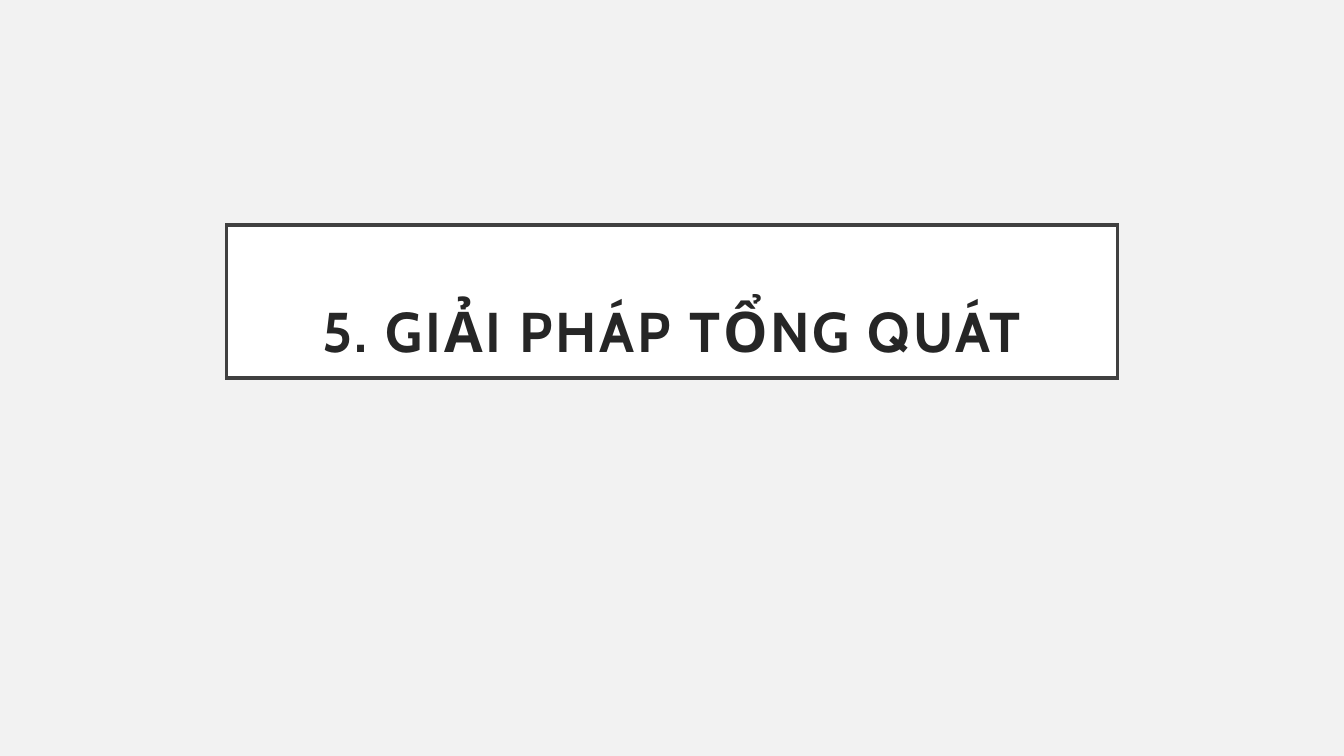
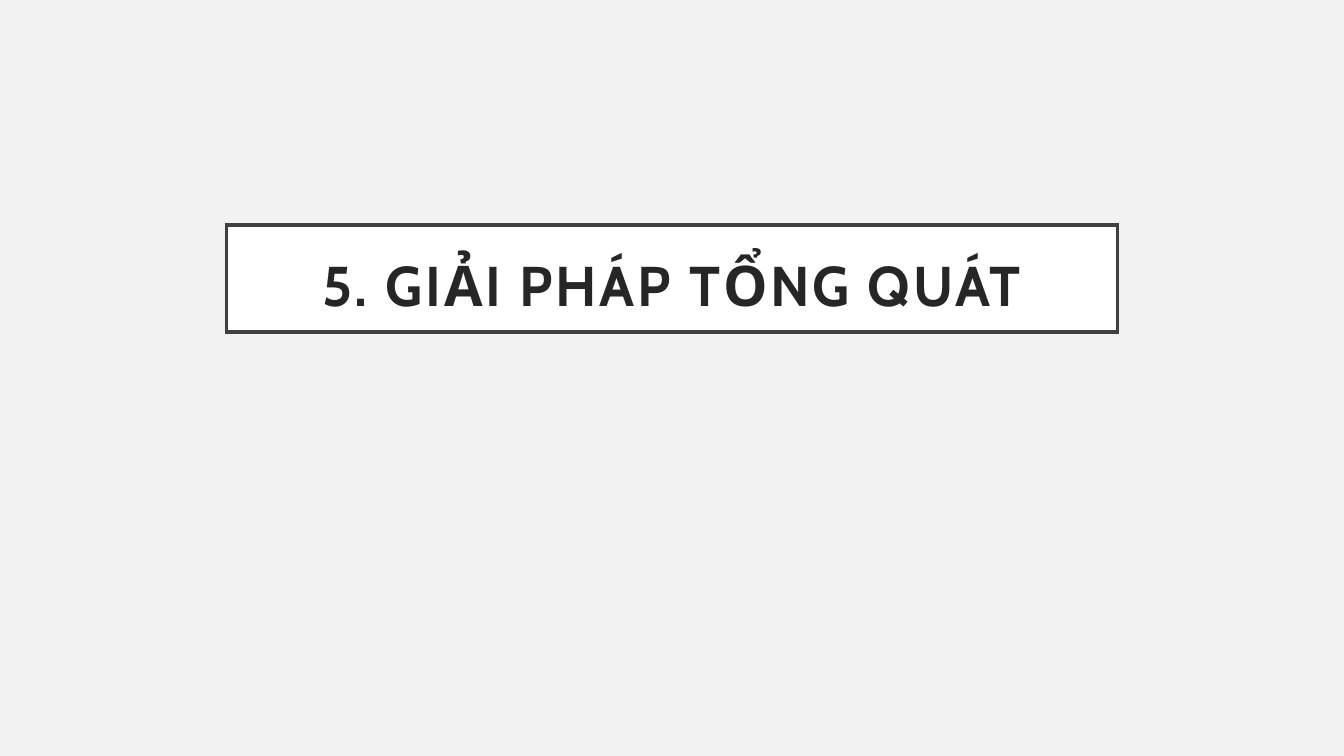
Before and after one commit to nmtri1912/kltn, a slide deck: slide 11 of Tài liệu/Presentation.pptx. Drawn at 1344x756 pixels with LibreOffice and Linux fonts; fonts in the diff are those of the drawing. Boxes give left, top, right and bottom in pixels: in the first picture for what was removed or moved away, otherwise in the second. Text is boxed around its words. In the diff, an @@ line names an element or a change of style, - is before the commit and + after.

Commit message:
slide

```diff
--- a/Tài liệu/Presentation.pptx
+++ b/Tài liệu/Presentation.pptx
@@ title "5. GIẢI PHÁP TỔNG QUÁT" resized from (x1=227, y1=225, x2=1118, y2=378) to (x1=227, y1=225, x2=1118, y2=332) @@
```
Also in this commit, not shown: 2 other slides changed, 1 other file.
